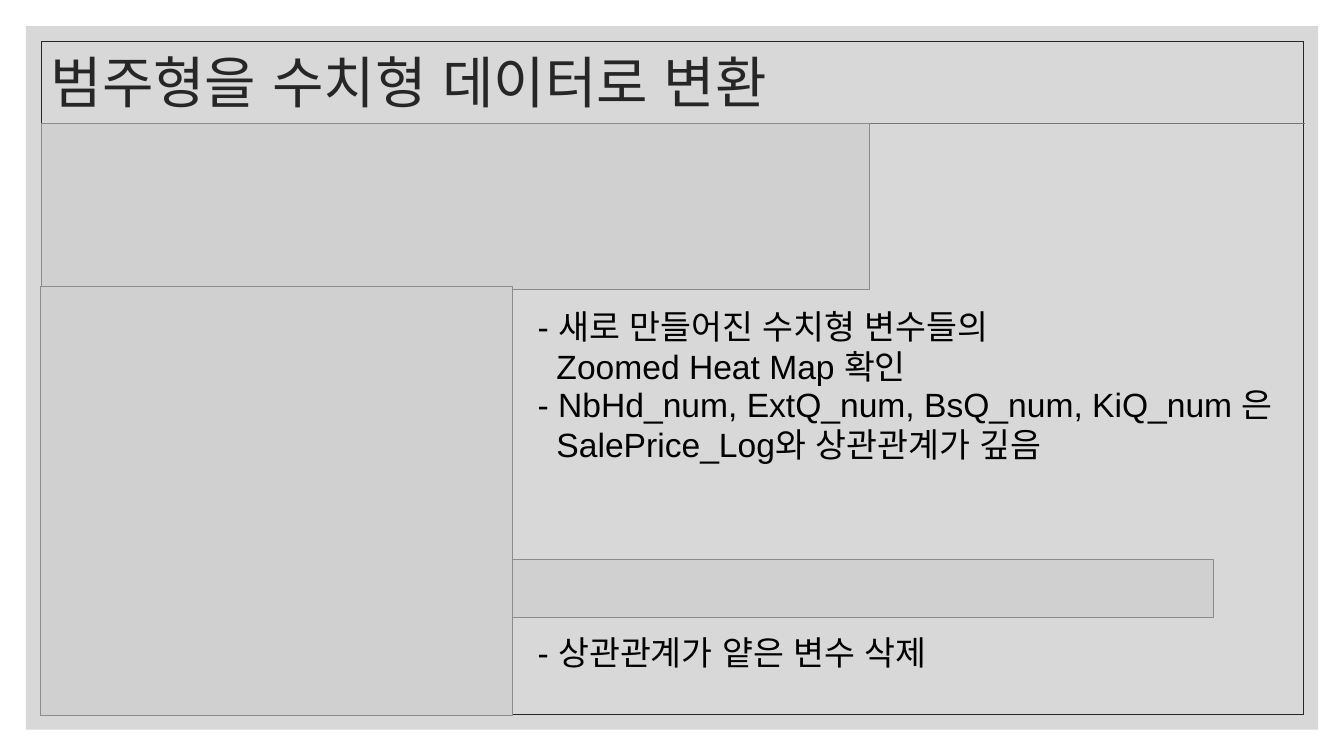
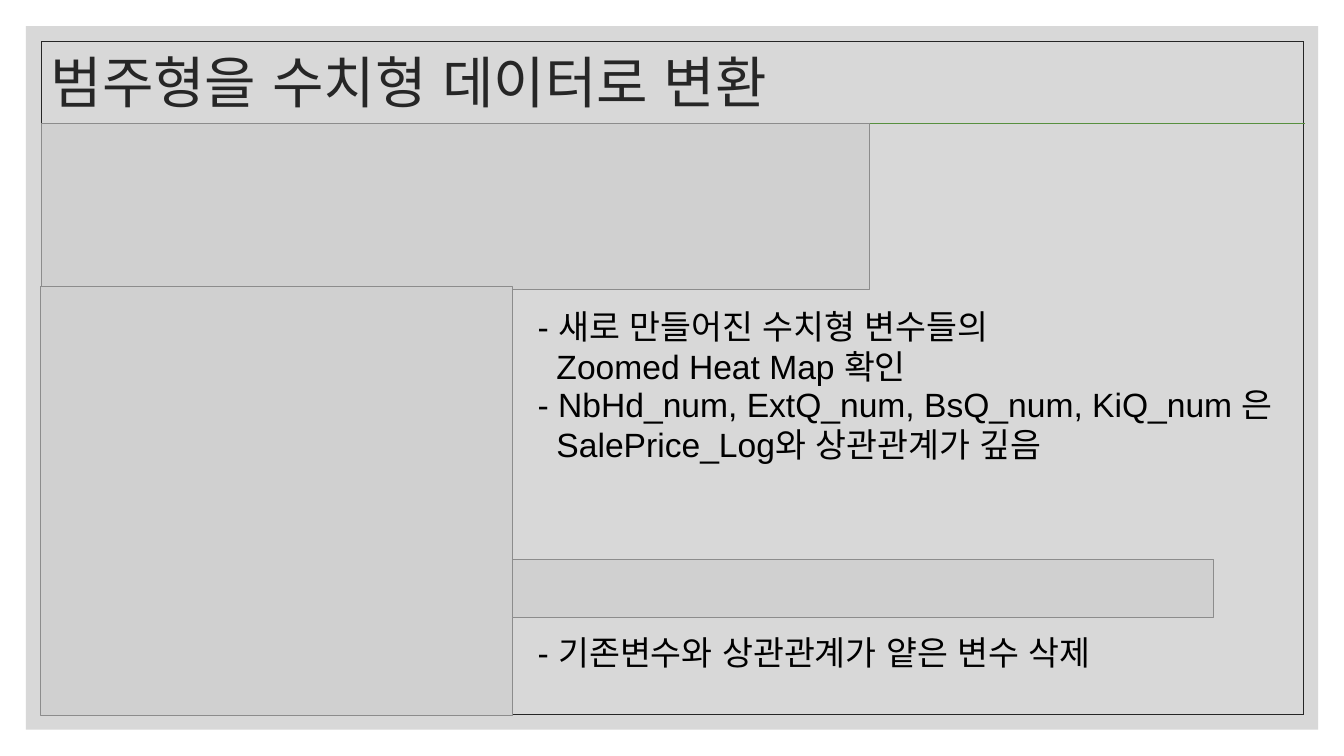
Before and after one commit to LunarLint/HouseSalePrice, a slide deck: slide 26 of 집값예상도출.pptx. Drawn at 1344x756 pixels with LibreOffice and Linux fonts; fonts in the diff are those of the drawing; grey boxes stand for pictures. Boxes give left, top, right and bottom in pixels: in the first picture for what was removed or moved away, otherwise in the second. Text is boxed around its words. In the diff, an @@ line names an element or a change of style, - is before the commit and + after.

Commit message:
v0.5
ppt 수정

```diff
--- a/집값예상도출.pptx
+++ b/집값예상도출.pptx
@@ text at (x1=558, y1=637, x2=1091, y2=668): text changed @@
-- 상관관계가 얕은 변수 삭제
+- 기존변수와 상관관계가 얕은 변수 삭제
```
